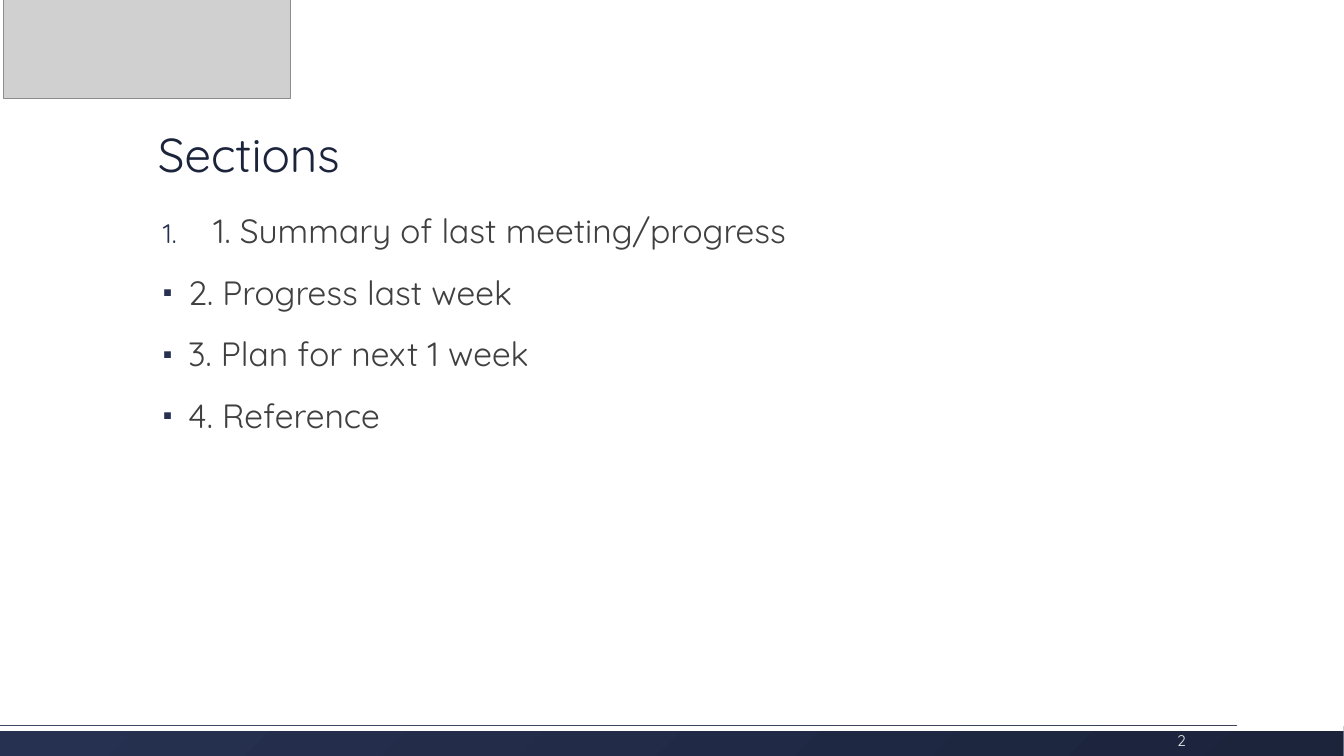
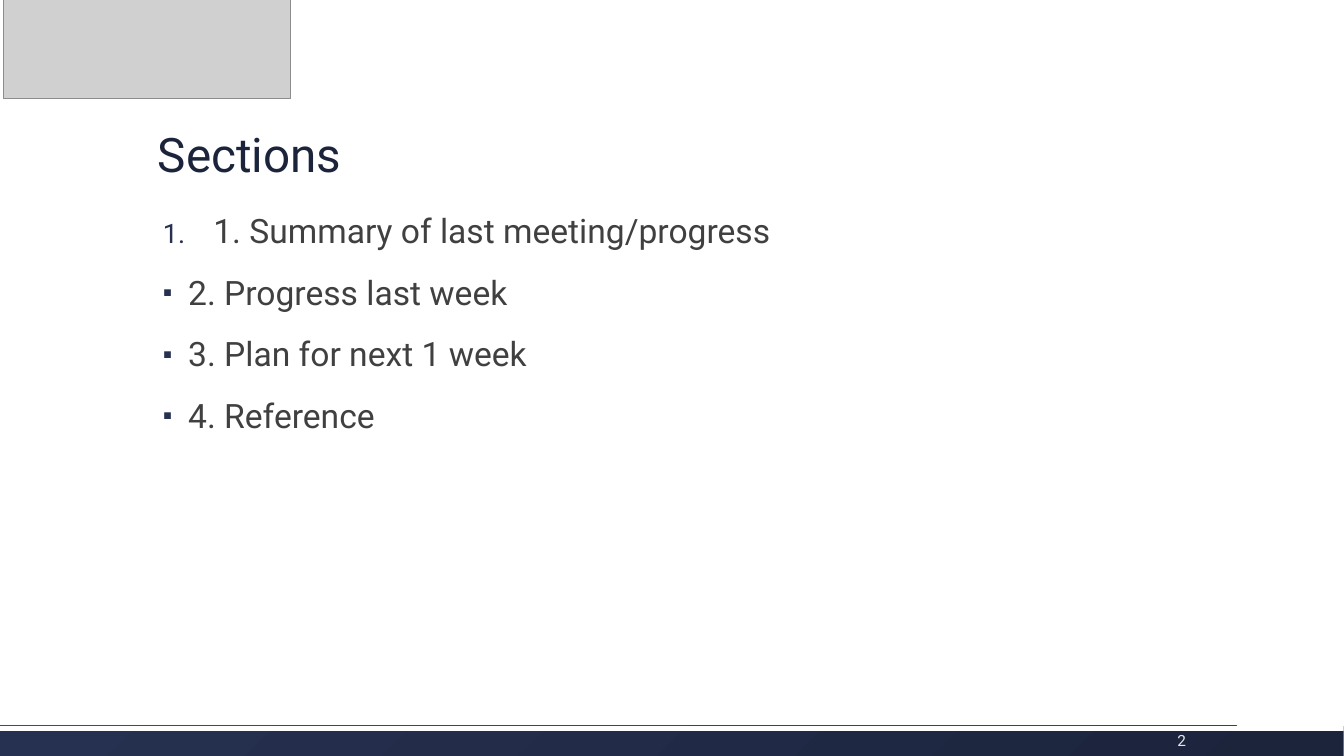
Before and after one commit to hjkim24/RADP, a slide deck: slide 2 of ppt/template/radp-progress-template.pptx. Drawn at 1344x756 pixels with LibreOffice and Linux fonts; fonts in the diff are those of the drawing; grey boxes stand for pictures. Boxes give left, top, right and bottom in pixels: in the first picture for what was removed or moved away, otherwise in the second. Text is boxed around its words. In the diff, an @@ line names an element or a change of style, - is before the commit and + after.

```diff
--- a/ppt/template/radp-progress-template.pptx
+++ b/ppt/template/radp-progress-template.pptx
@@ font Quicksand to Roboto in 3 elements at (158,137,341,173), (188,217,770,429), (1177,735,1186,746) @@
```
Also in this commit, not shown: 6 other slides changed, 1 slide added, 1 slide removed, 11 other files.
